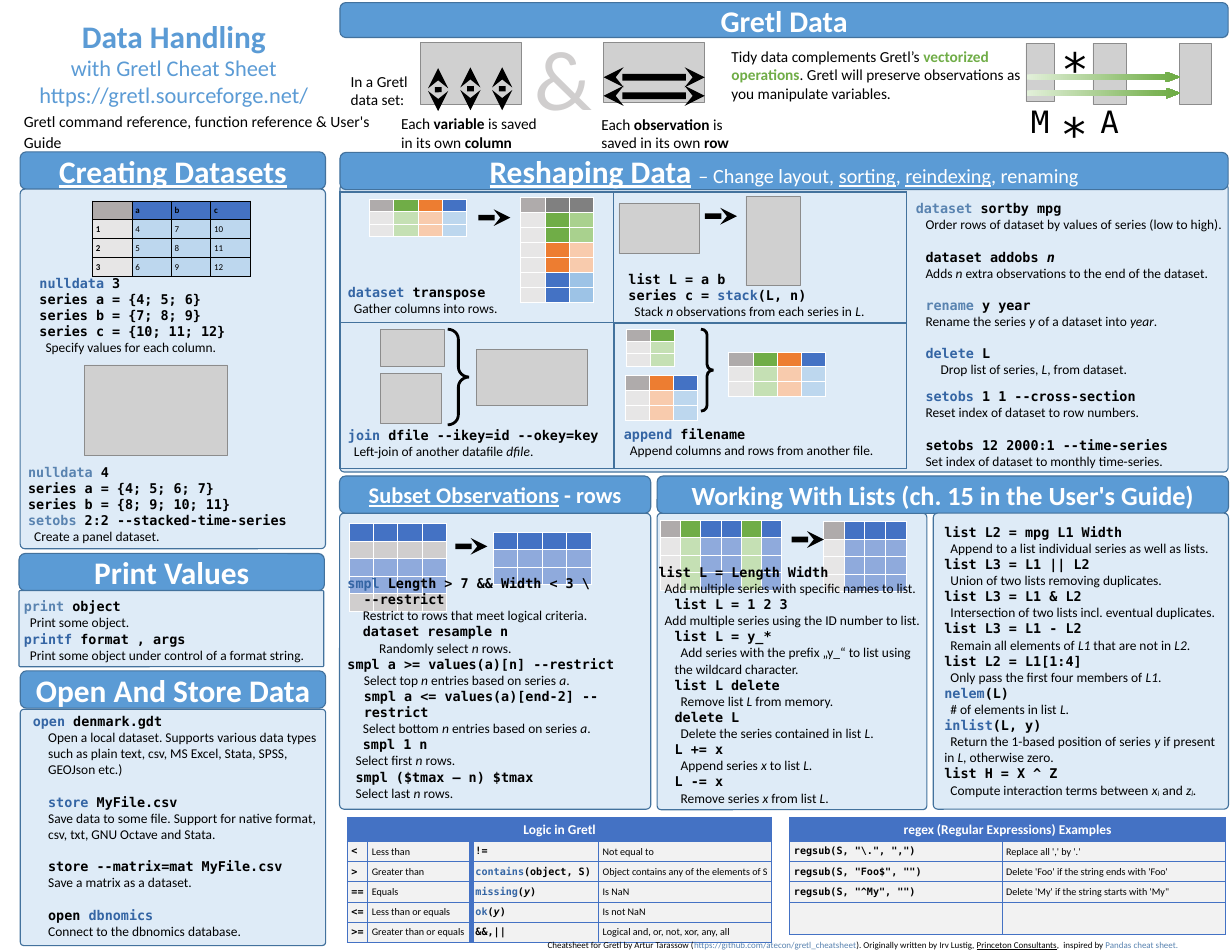
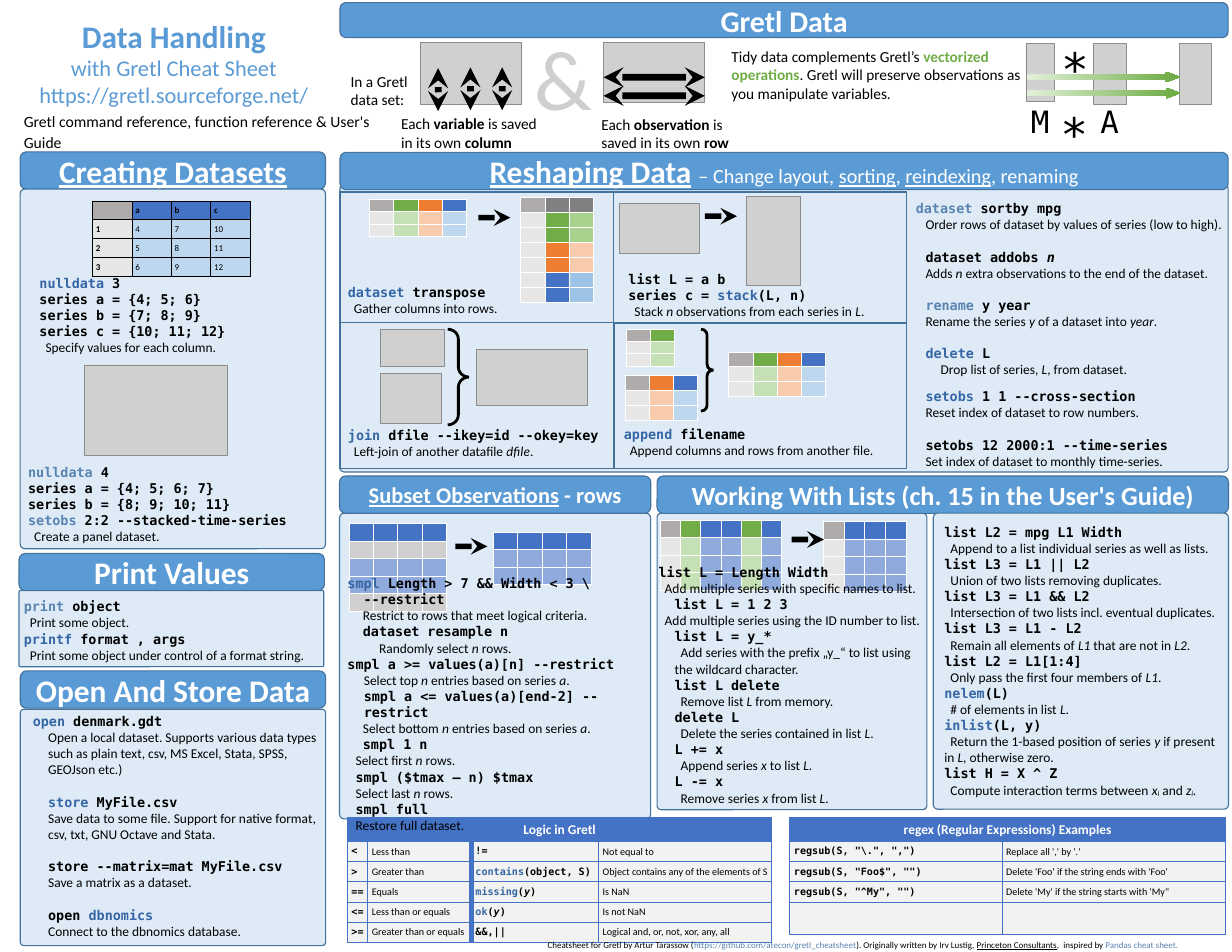
Before and after one commit to gretl-project/gretl_cheatsheet, a slide deck: slide 1 of datahandling.odp. Drawn at 1232x952 pixels with LibreOffice and Linux fonts; fonts in the diff are those of the drawing; grey boxes stand for pictures. Boxes give left, top, right and bottom in pixels: in the first picture for what was removed or moved away, otherwise in the second. Text is boxed around its words. In the diff, an @@ line names an element or a change of style, - is before the commit and + after.

```diff
--- a/datahandling.odp
+++ b/datahandling.odp
@@ rounded rectangle: place and size @@
-rounded rectangle at [339, 514, 651, 810]
+rounded rectangle at [339, 514, 651, 819]
@@ text at [944, 590, 1090, 602]: text changed @@
-list L3 = L1 & L2
+list L3 = L1 && L2
@@ text at [356, 803, 464, 830]: paragraphs added @@
+smpl full
+Restore full dataset.
```
Also in this commit, not shown: 1 other slide changed, 1 other file.
